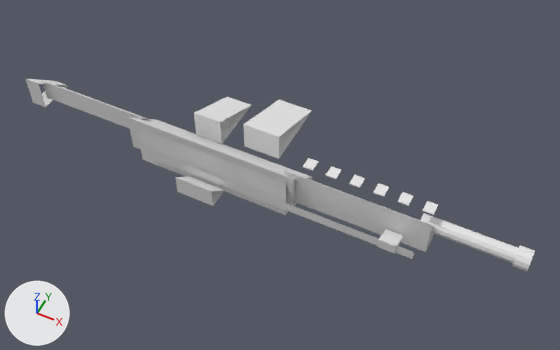
An edit to the OBJ model assets/weapons/models/cssbc_famas_g2.obj, drawn before and after from the same camera.
Rendered twice from a 50 mm lens placed at (2.08, -3.46, 4.25), pointed at (0.32, 0.05, -0.14). Every picture has the same lights, and +X, +Y and +Z are marked at lower left. The first picture is the older version. Where no turn or scale is listed for an object, it has been applied to the vertices.

Names of what the first picture shows: 'Barrel', 'Butt', 'Grip', 'Handguard', 'Mag', 'Muzzle', 'Optic', 'Rail', 'Receiver', 'Sight', 'Stock', 'Trigger', 'Upper', 'VentR', 'VentR.001', 'VentR.002', 'VentR.003', 'VentR.004', 'VentR.005'.
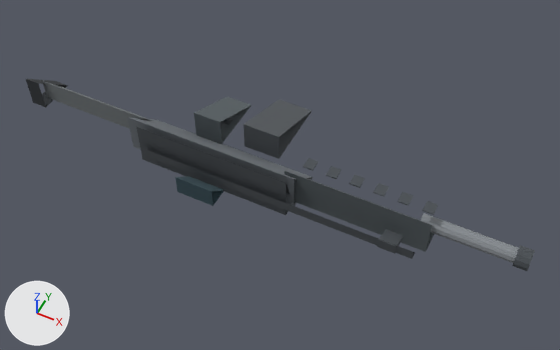
Commit message: Link weapon OBJ material palette

Edits to the scene script, one JSON object a line:
```json
{"op": "set", "path": "mat_metal.base_color", "old": "(0.8, 0.8, 0.8)", "new": "(0.24, 0.26, 0.28)", "note": "white #e7e7e7 -> grey #868b90"}
{"op": "set", "path": "mat_rubber.base_color", "old": "(0.8, 0.8, 0.8)", "new": "(0.035, 0.04, 0.045)", "note": "white #e7e7e7 -> dark grey #35383c"}
{"op": "set", "path": "mat_polymer.base_color", "old": "(0.8, 0.8, 0.8)", "new": "(0.1, 0.12, 0.13)", "note": "white #e7e7e7 -> dark grey #596165"}
{"op": "set", "path": "mat_magazine.base_color", "old": "(0.8, 0.8, 0.8)", "new": "(0.09, 0.1, 0.11)", "note": "white #e7e7e7 -> dark grey #55595d"}
{"op": "set", "path": "mat_darkmetal.base_color", "old": "(0.8, 0.8, 0.8)", "new": "(0.07, 0.08, 0.09)", "note": "white #e7e7e7 -> dark grey #4b5055"}
{"op": "set", "path": "mat_optic.base_color", "old": "(0.8, 0.8, 0.8)", "new": "(0.04, 0.08, 0.1)", "note": "white #e7e7e7 -> dark cyan #385059"}
{"op": "set", "path": "mat_receiver.base_color", "old": "(0.8, 0.8, 0.8)", "new": "(0.16, 0.18, 0.2)", "note": "white #e7e7e7 -> grey #6f767c"}
{"op": "set", "path": "mat_stock.base_color", "old": "(0.8, 0.8, 0.8)", "new": "(0.18, 0.2, 0.21)", "note": "white #e7e7e7 -> grey #767c7e"}
```

Boxes [x1, y1, x2, y2] around the edits, measured in the pictures (560 x 350 px):
```json
{"object": "Handguard", "change": "recoloured", "before": [285, 171, 434, 252], "after": [285, 171, 434, 252], "on screen": "white to dark grey"}
{"object": "Upper", "change": "recoloured", "before": [136, 127, 290, 215], "after": [136, 127, 290, 215], "on screen": "white to dark grey"}
{"object": "Receiver", "change": "recoloured", "before": [127, 117, 313, 206], "after": [127, 117, 313, 206], "on screen": "white to grey"}
{"object": "Mag", "change": "recoloured", "before": [243, 100, 311, 159], "after": [243, 100, 311, 159], "on screen": "white to dark grey"}
{"object": "Rail", "change": "recoloured", "before": [142, 148, 415, 259], "after": [142, 148, 415, 259]}
{"object": "Grip", "change": "recoloured", "before": [194, 97, 251, 144], "after": [194, 97, 251, 144], "on screen": "white to dark grey"}
{"object": "Barrel", "change": "recoloured", "before": [420, 213, 519, 263], "after": [420, 213, 519, 263], "on screen": "white to grey"}
{"object": "Stock", "change": "recoloured", "before": [42, 81, 149, 129], "after": [42, 81, 149, 129], "on screen": "white to grey"}
{"object": "Optic", "change": "recoloured", "before": [175, 176, 224, 206], "after": [175, 176, 224, 206], "on screen": "white to dark cyan"}
{"object": "Butt", "change": "recoloured", "before": [26, 79, 68, 107], "after": [26, 79, 68, 107], "on screen": "white to dark grey"}
{"object": "Sight", "change": "recoloured", "before": [377, 229, 403, 254], "after": [377, 229, 403, 254], "on screen": "white to dark grey"}
{"object": "Muzzle", "change": "recoloured", "before": [512, 245, 535, 271], "after": [512, 245, 535, 271], "on screen": "white to dark grey"}
{"object": "VentR", "change": "recoloured", "before": [422, 201, 438, 215], "after": [422, 201, 438, 215]}
{"object": "VentR.001", "change": "recoloured", "before": [398, 192, 413, 206], "after": [398, 192, 413, 206]}
{"object": "VentR.002", "change": "recoloured", "before": [373, 183, 389, 197], "after": [373, 183, 389, 197]}
{"object": "VentR.003", "change": "recoloured", "before": [349, 175, 365, 188], "after": [349, 175, 365, 188]}
{"object": "VentR.004", "change": "recoloured", "before": [326, 166, 341, 179], "after": [326, 166, 341, 179]}
{"object": "VentR.005", "change": "recoloured", "before": [303, 158, 319, 171], "after": [303, 158, 319, 171]}
{"object": "Trigger", "change": "recoloured", "before": [221, 118, 233, 125], "after": [221, 118, 233, 125]}
```
